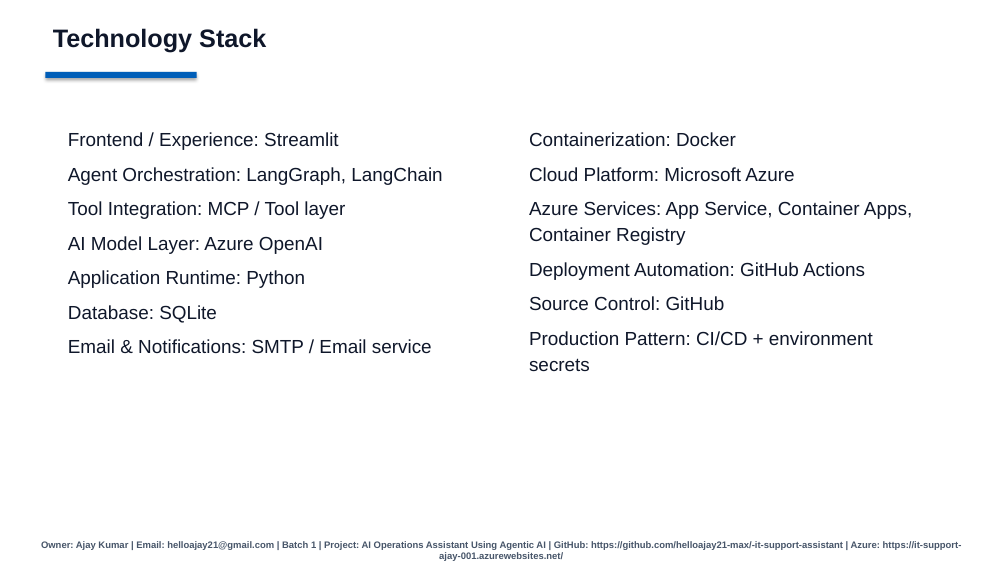
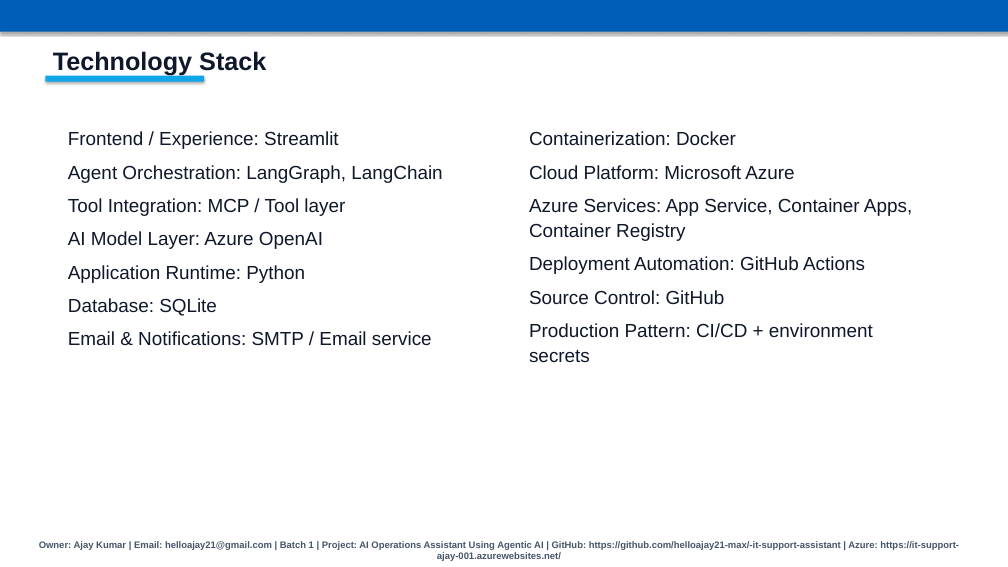
Before and after one commit to helloajay21-max/-it-support-assistant, a slide deck: slide 4 of AI_Operations_Assistant_Presentation.pptx (slide 5 before the commit). Drawn at 1008x567 pixels with LibreOffice and Linux fonts; fonts in the diff are those of the drawing. Boxes give left, top, right and bottom in pixels: in the first picture for what was removed or moved away, otherwise in the second. Text is boxed around its words. In the diff, an @@ line names an element or a change of style, - is before the commit and + after.

```diff
--- a/AI_Operations_Assistant_Presentation.pptx
+++ b/AI_Operations_Assistant_Presentation.pptx
@@ rectangle added at bbox=[0, 0, 1008, 32], fill #005EB8 @@
@@ text "Technology Stack": place and size @@
-text "Technology Stack" at bbox=[53, 28, 266, 53]
+text "Technology Stack" at bbox=[53, 51, 266, 76]
@@ rectangle: place and size @@
-rectangle at bbox=[45, 72, 197, 78]
+rectangle at bbox=[45, 76, 204, 82]
@@ rectangle at bbox=[45, 76, 204, 82]: fill #005EB8 to #0EA5E9 @@
@@ text "Frontend / Experience: Streamlit" at bbox=[68, 131, 442, 345]: line spacing 1.15 to 1.1 @@
@@ text "Containerization: Docker" at bbox=[529, 131, 912, 362]: line spacing 1.15 to 1.1 @@
```
Also in this commit, not shown: 5 other slides changed, 1 slide added, 1 slide removed.
